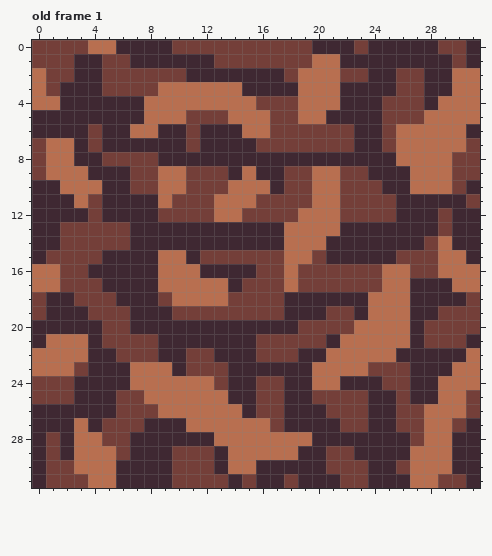
File history of a pixel-art file, Assets/Art/Tiles/dirt.aseprite. The picture above is the old version.
32x32 pixels, 1 frame. Shown: old frame 1. The commit also changed other frames, which this record leaves out.
And afterwards:
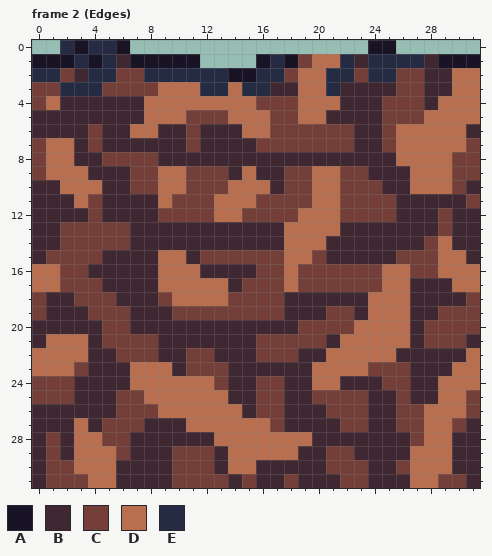
Palette (. is transparent): A #181425  B #3f2832  C #743f39  D #b86f50  E #262b44
A new or re-ordered frame is compared with the old frame closest to it.
The edit:
frames 1 -> 20
layer "Dark" added
layer "Mid" added
layer "Bright" added
layer "Edge" added
layer "Layer 1" removed
layer "Layer 1 Copy" removed
layer "Layer 2" removed
Frame 2 (Edges) is new; against old frame 1:
y 0: x 0..31 CCCCDDBBBBCCCCCCCCCCBBBCBBBBBCCB -> ..EAEEA.................AA......
y 1: x 0..18 CCCBBCCBBBBBBCCCCCC -> AAAEAEBAAAAA....AEA; x 22 B -> E; x 24..27 BBBB -> EEEE; x 29..31 BCB -> AAA
y 2: x 0..1 DC -> EE; x 4..5 BC -> EE; x 8..17 CCCBBBBBBB -> EEEEEEAAEE; x 21..22 DC -> EE; x 24..25 BB -> EE
y 3: x 0 D -> C; x 2..4 BBB -> EEE; x 12..13 DD -> EE; x 15..16 BB -> EE; x 21 D -> E
y 4: x 0 D -> C
Where, in picture pixels (left, top, right, bottom), the same in both pictures:
changed: (32, 40, 480, 110)
